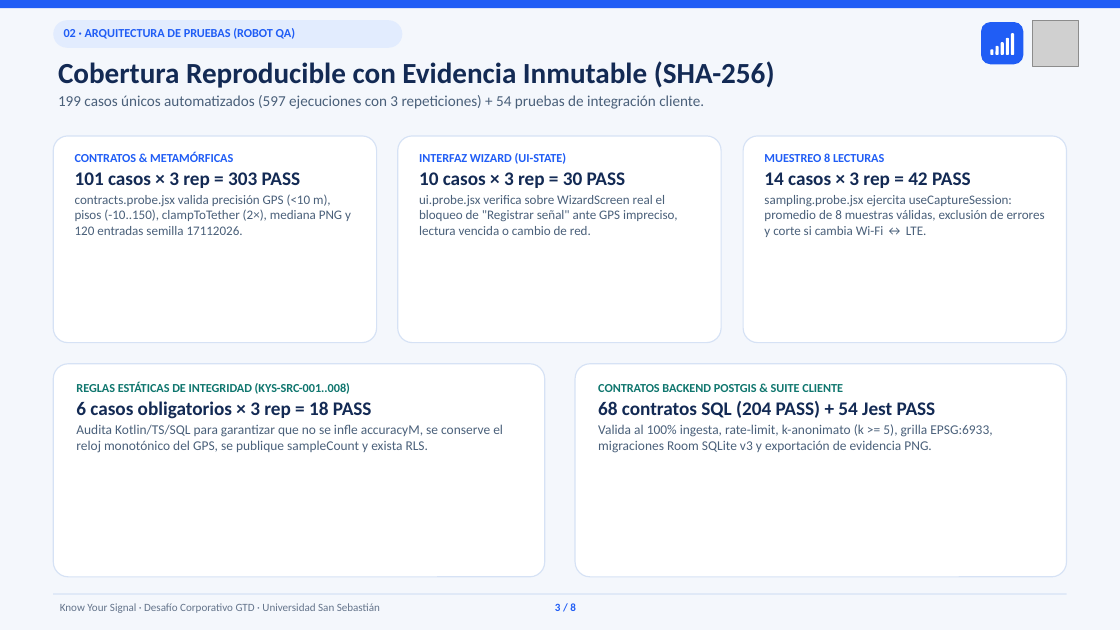
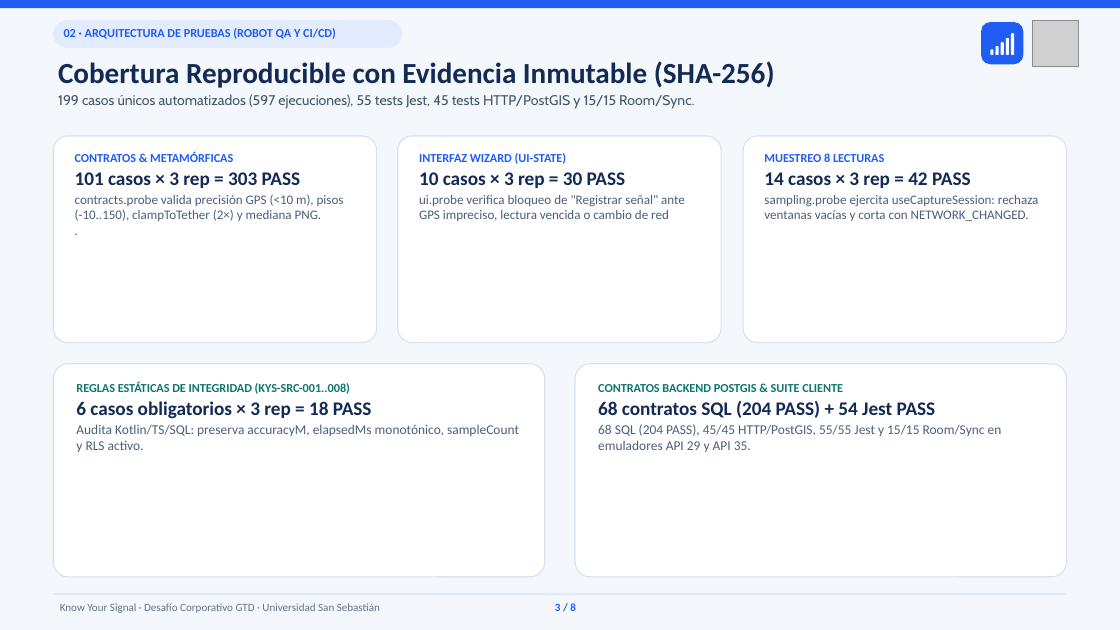
Before and after one commit to KnowYourSignal/know-your-signal-android, a slide deck: slide 3 of docs/Presentacion_Avances_QA_y_Benchmarks.pptx. Drawn at 1120x630 pixels with LibreOffice and Linux fonts; fonts in the diff are those of the drawing; grey boxes stand for pictures. Boxes give left, top, right and bottom in pixels: in the first picture for what was removed or moved away, otherwise in the second. Text is boxed around its words. In the diff, an @@ line names an element or a change of style, - is before the commit and + after.

```diff
--- a/docs/Presentacion_Avances_QA_y_Benchmarks.pptx
+++ b/docs/Presentacion_Avances_QA_y_Benchmarks.pptx
@@ text at <box>64,28,336,39</box>: text changed @@
-02 · ARQUITECTURA DE PRUEBAS (ROBOT QA)
+02 · ARQUITECTURA DE PRUEBAS (ROBOT QA Y CI/CD)
@@ text at <box>58,94,694,109</box>: text changed; size 13 to 12 pt; font Calibri to Cabin; text colour #4A607A to #475569 @@
-199 casos únicos automatizados (597 ejecuciones con 3 repeticiones) + 54 pruebas de integración cliente.
+199 casos únicos automatizados (597 ejecuciones), 55 tests Jest, 45 tests HTTP/PostGIS y 15/15 Room/Sync.
@@ text at <box>75,194,344,221</box>: text changed @@
-contracts.probe.jsx valida precisión GPS (<10 m), pisos (-10..150), clampToTether (2×), mediana PNG y 120 entradas semilla 17112026.
+contracts.probe valida precisión GPS (<10 m), pisos (-10..150), clampToTether (2×) y mediana PNG.
+.
@@ text at <box>419,195,685,221</box>: text changed @@
-ui.probe.jsx verifica sobre WizardScreen real el bloqueo de "Registrar señal" ante GPS impreciso, lectura vencida o cambio de red.
+ui.probe verifica bloqueo de "Registrar señal" ante GPS impreciso, lectura vencida o cambio de red
@@ text at <box>764,195,1039,221</box>: text changed @@
-sampling.probe.jsx ejercita useCaptureSession: promedio de 8 muestras válidas, exclusión de errores y corte si cambia Wi-Fi ↔ LTE.
+sampling.probe ejercita useCaptureSession: rechaza ventanas vacías y corta con NETWORK_CHANGED.
@@ text at <box>76,424,519,452</box>: text changed @@
-Audita Kotlin/TS/SQL para garantizar que no se infle accuracyM, se conserve el reloj monotónico del GPS, se publique sampleCount y exista RLS.
+Audita Kotlin/TS/SQL: preserva accuracyM, elapsedMs monotónico, sampleCount y RLS activo.
@@ text at <box>598,424,1002,452</box>: text changed @@
-Valida al 100% ingesta, rate-limit, k-anonimato (k >= 5), grilla EPSG:6933, migraciones Room SQLite v3 y exportación de evidencia PNG.
+68 SQL (204 PASS), 45/45 HTTP/PostGIS, 55/55 Jest y 15/15 Room/Sync en emuladores API 29 y API 35.
```
Also in this commit, not shown: 4 other slides changed, 1 other file.
